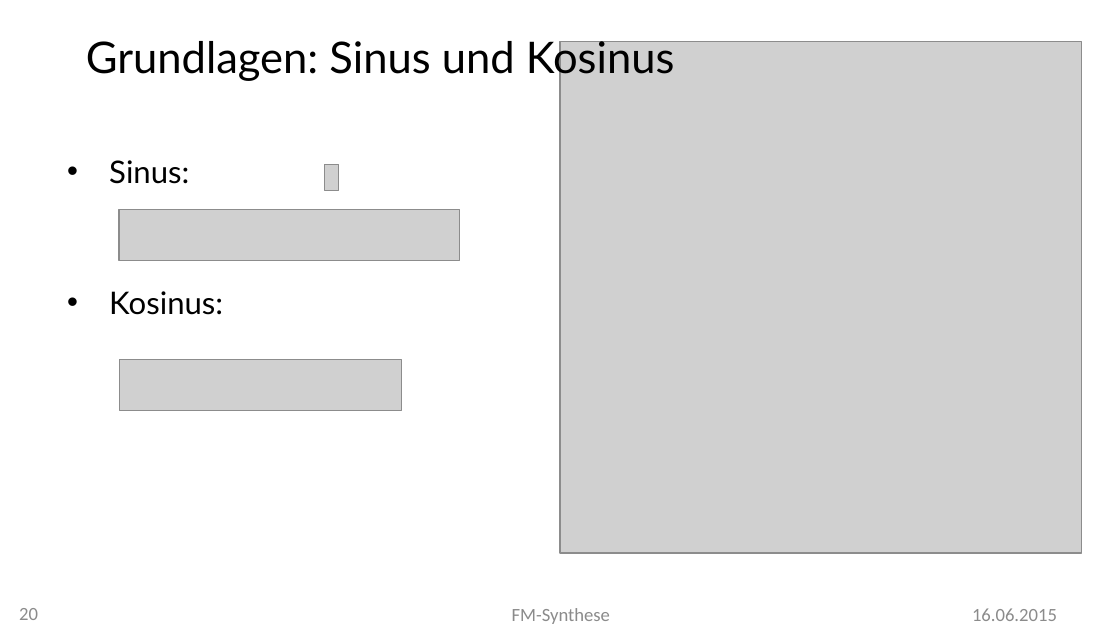
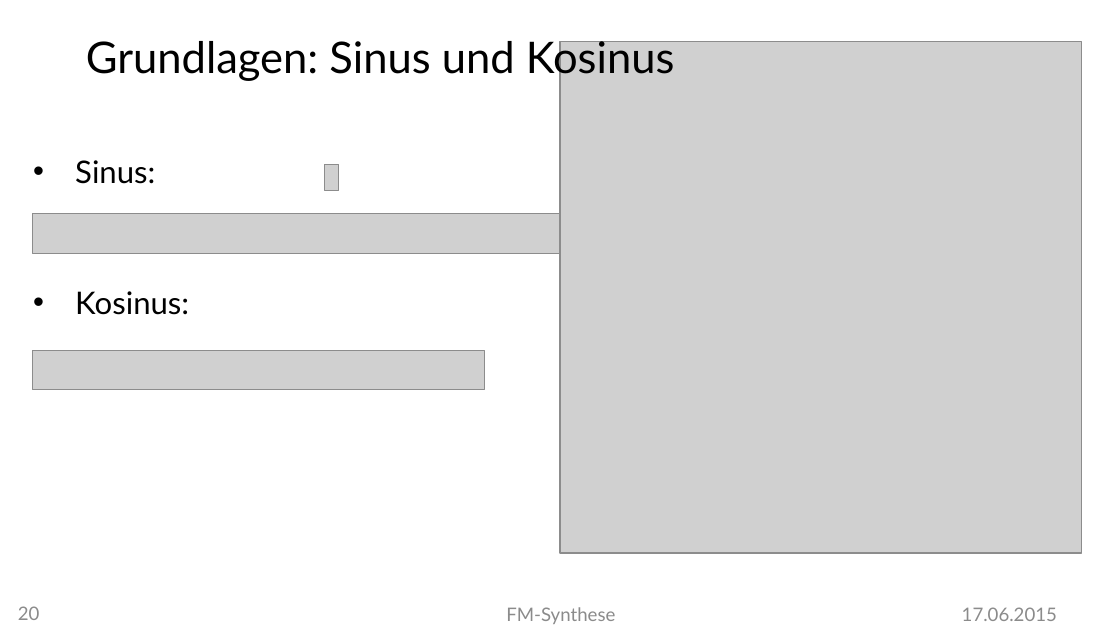
Before and after one commit to MBulli/VSeminar, a slide deck: slide 20 of Praesentation/FMSynthese-Julius.pptx. Drawn at 1120x630 pixels with LibreOffice and Linux fonts; fonts in the diff are those of the drawing; grey boxes stand for pictures; background and template pictures are left out. Boxes give left, top, right and bottom in pixels: in the first picture for what was removed or moved away, otherwise in the second. Text is boxed around its words. In the diff, an @@ line names an element or a change of style, - is before the commit and + after.

```diff
--- a/Praesentation/FMSynthese-Julius.pptx
+++ b/Praesentation/FMSynthese-Julius.pptx
@@ text "Sinus:": place and size @@
-text "Sinus:" at box(109, 160, 223, 315)
+text "Sinus:" at box(75, 160, 189, 315)
@@ picture: place and size @@
-picture at box(119, 209, 459, 261)
+picture at box(32, 214, 560, 253)
@@ picture added at box(32, 351, 485, 390) @@
@@ picture removed at box(120, 360, 401, 411) @@
@@ page number at box(18, 606, 40, 620): font Calibri to Lato @@
@@ text "FM-Synthese" at box(506, 607, 615, 624): font Calibri to Lato @@
@@ text at box(962, 607, 1057, 621): text changed; font Calibri to Lato @@
-16.06.2015
+17.06.2015
```
Also in this commit, not shown: 25 other slides changed, 1 slide added.
